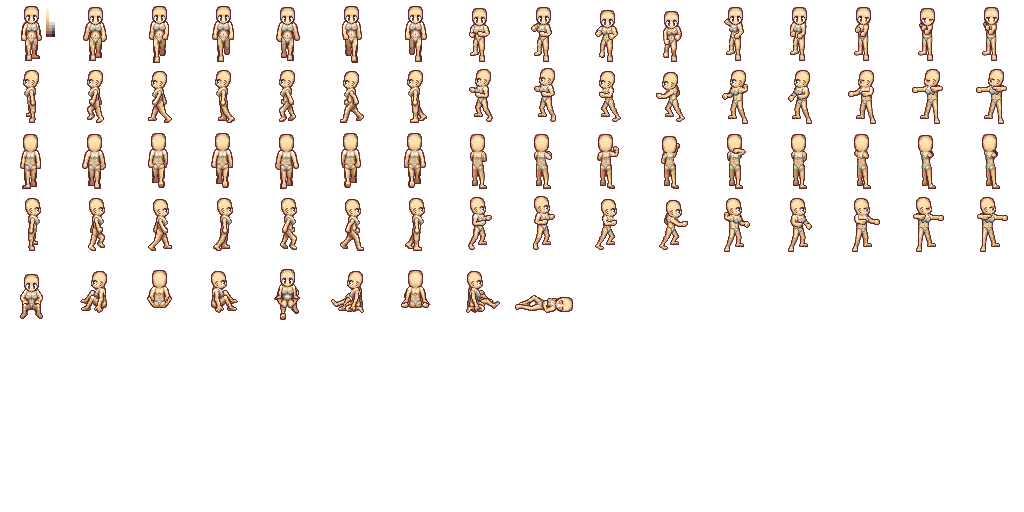
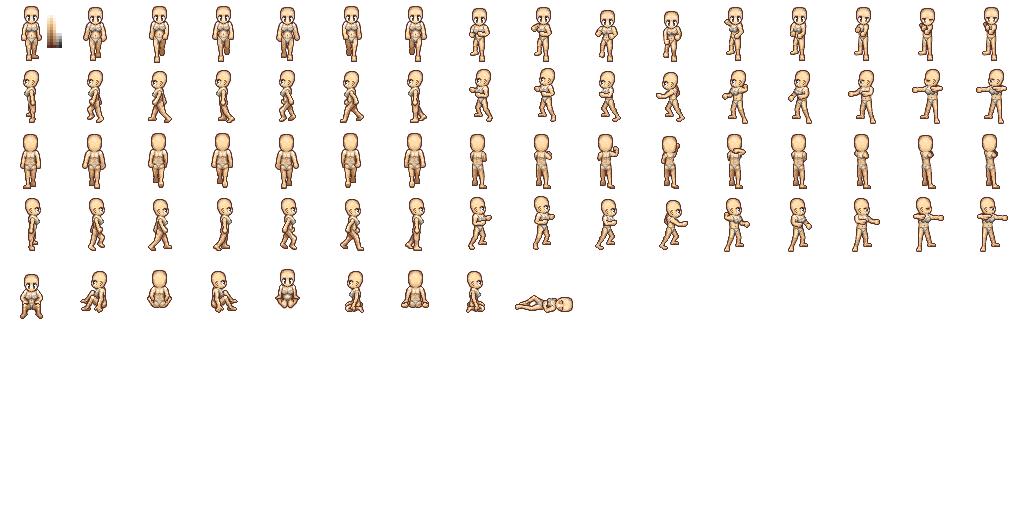
Layered file, before and after one edit (1024 × 512). Changes by layer:
renamed "Palette" to "Pallette", painted on it over (x1=46, y1=7, x2=62, y2=48)
painted on "OutlineF" over (x1=20, y1=6, x2=1008, y2=319)
painted on "BodyF" over (x1=22, y1=19, x2=998, y2=311)
hid group "Male" (3 layers) over (x1=20, y1=6, x2=1008, y2=320)
painted on "Outline" over (x1=20, y1=6, x2=1008, y2=320)
painted on "Body" over (x1=24, y1=19, x2=994, y2=308)
